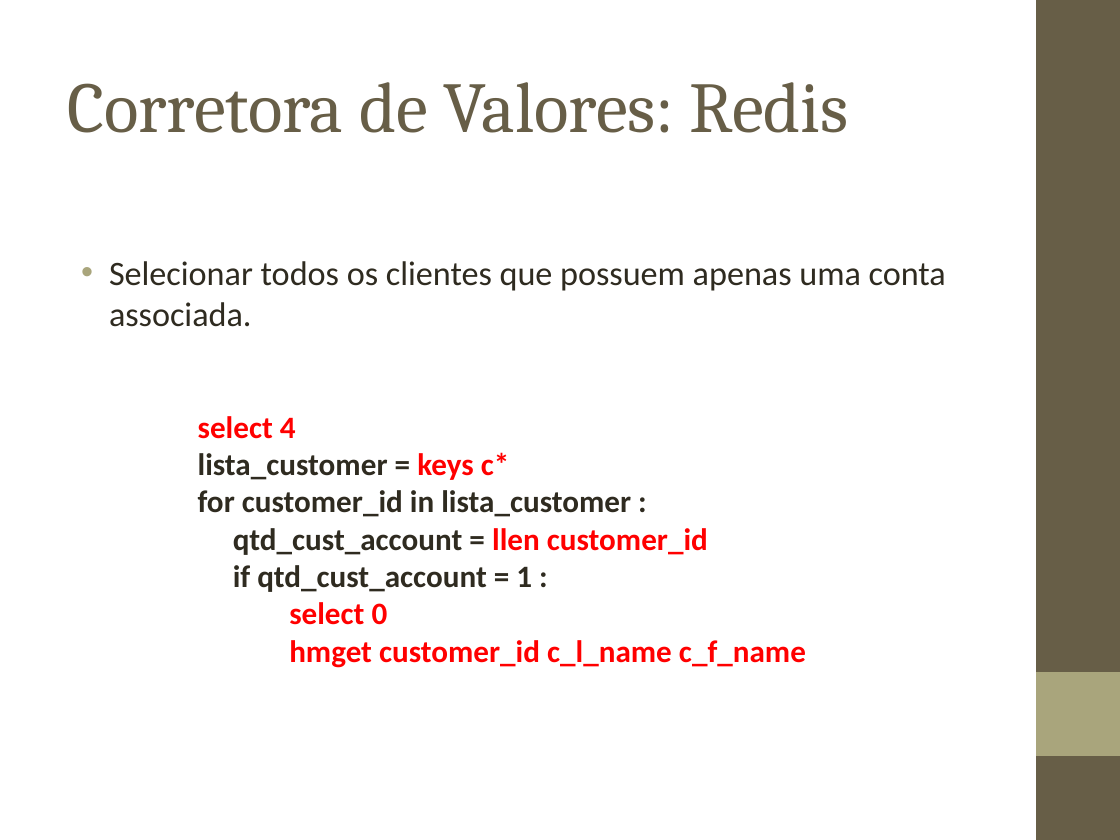
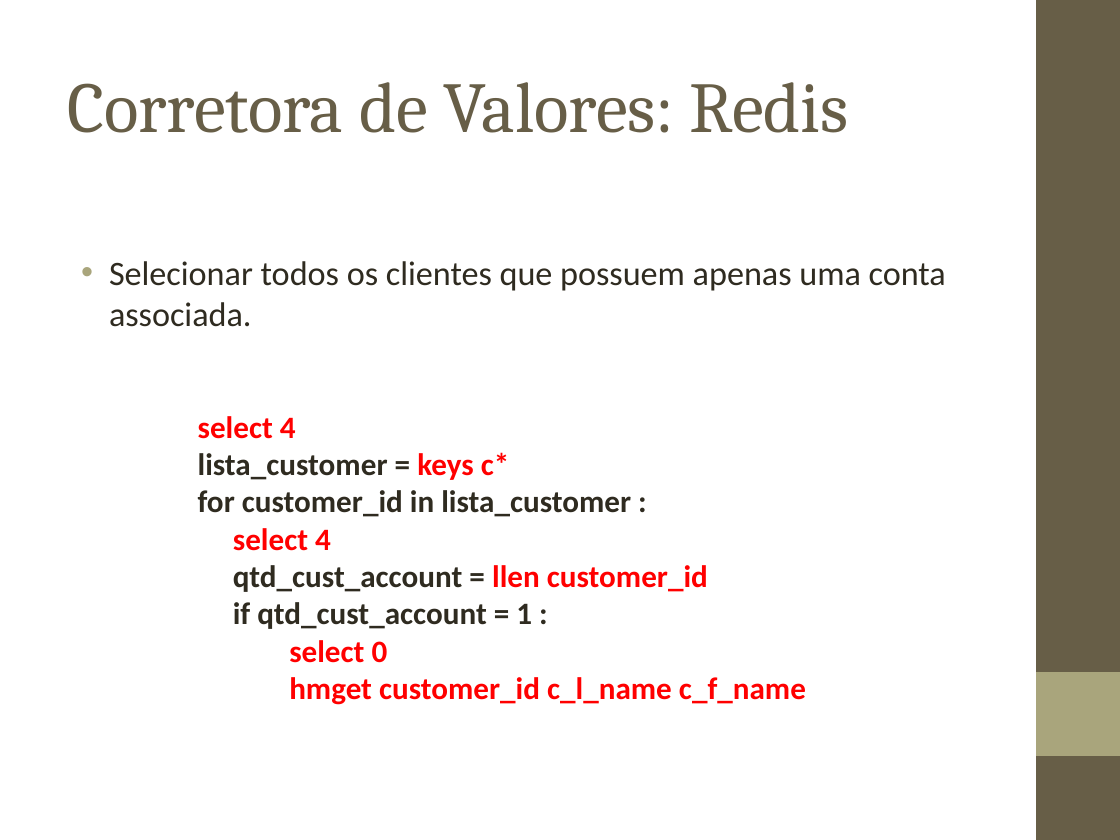
Before and after one commit to biacpaixao/Projeto_Final, a slide deck: slide 51 of apresentacao_projeto_final-v3.ppt. Drawn at 1120x840 pixels with LibreOffice and Linux fonts; fonts in the diff are those of the drawing; background and template pictures are left out. Boxes give left, top, right and bottom in pixels: in the first picture for what was removed or moved away, otherwise in the second. Text is boxed around its words. In the diff, an @@ line names an element or a change of style, - is before the commit and + after.

```diff
--- a/apresentacao_projeto_final-v3.ppt
+++ b/apresentacao_projeto_final-v3.ppt
@@ text at <box>233,528,331,551</box>: paragraph added @@
+select 4
```
Also in this commit, not shown: 4 other slides changed.
